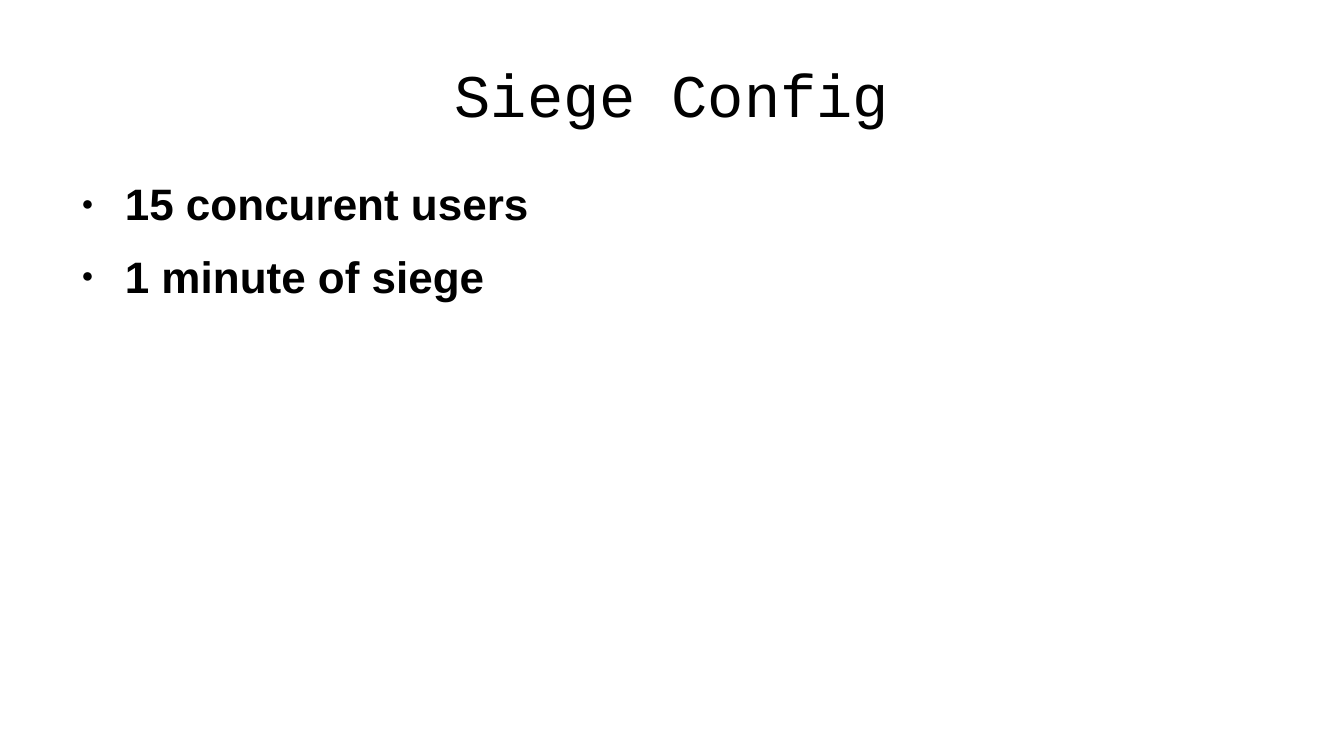
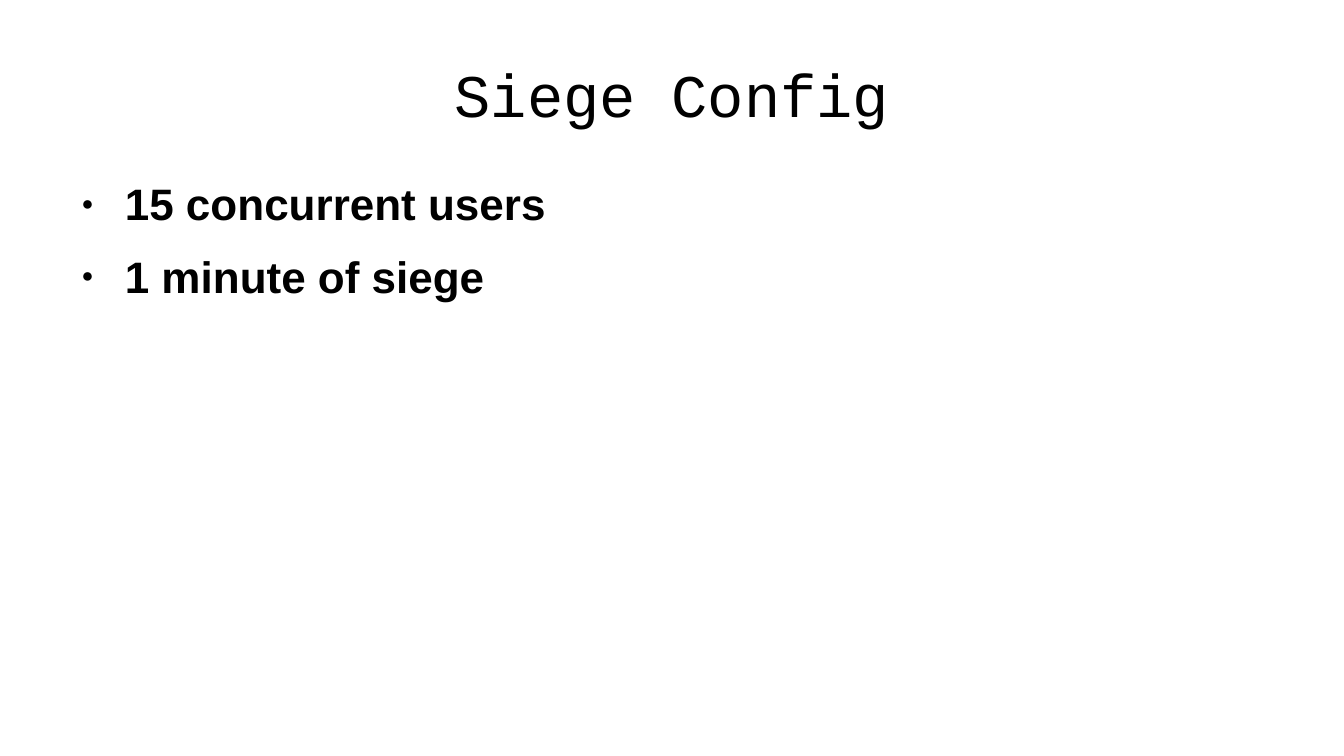
Before and after one commit to emgiezet/meetphp-8, a slide deck: slide 21 of presentation/presentation.odp. Drawn at 1344x756 pixels with LibreOffice and Linux fonts; fonts in the diff are those of the drawing; background and template pictures are left out. Boxes give left, top, right and bottom in pixels: in the first picture for what was removed or moved away, otherwise in the second. Text is boxed around its words. In the diff, an @@ line names an element or a change of style, - is before the commit and + after.

```diff
--- a/presentation/presentation.odp
+++ b/presentation/presentation.odp
@@ text at box(125, 189, 545, 221): text changed @@
-● 15 concurent users
+● 15 concurrent users
```
Also in this commit, not shown: 7 other slides changed, 1 slide added, 1 slide removed.
